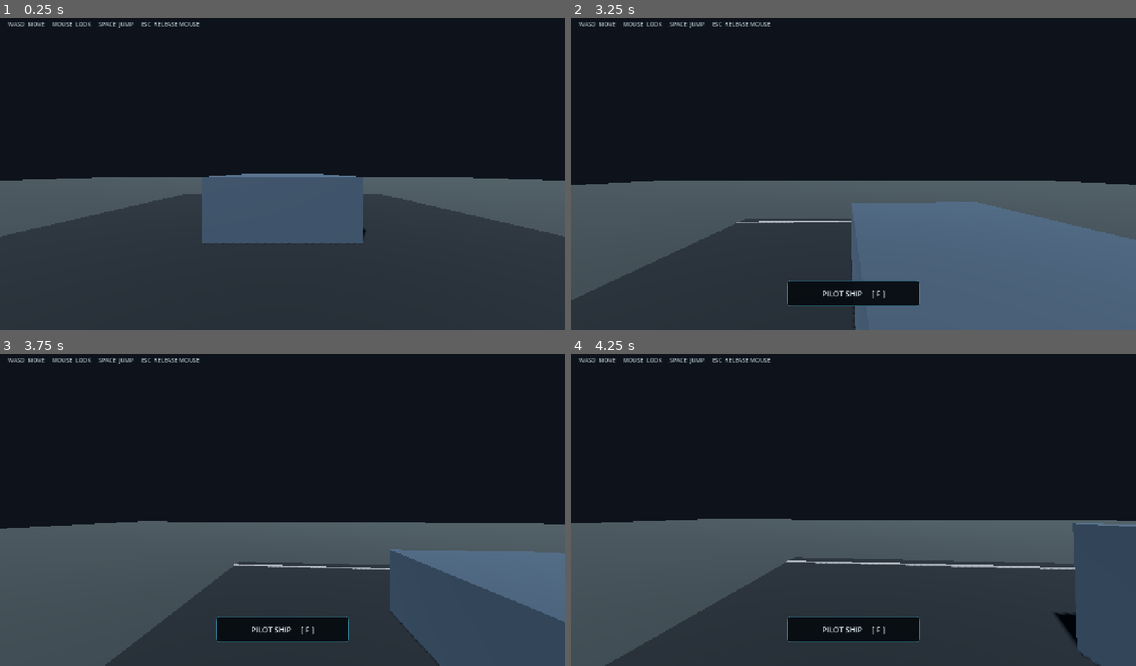
Above: before the commit, frames 1-4 (two rows, left to right).
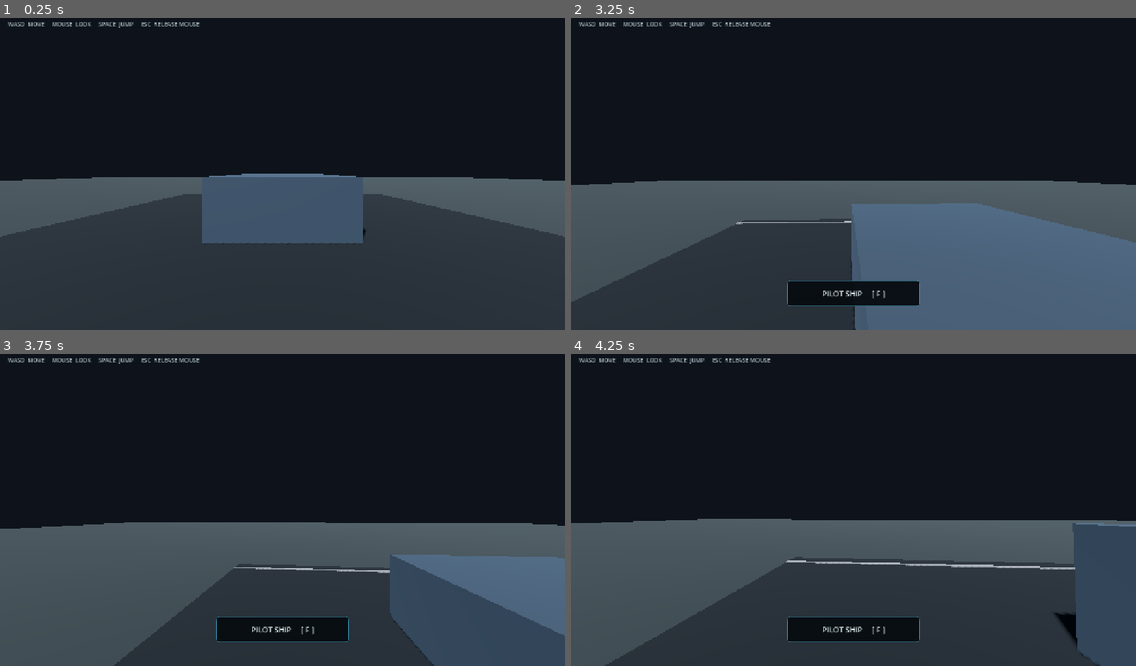
Above: after the commit, the same moments.

Repository: OvalDreamX/Gd-Proyect
Game: Godot game, scene res://scenes/test_range.tscn
Same seed, same stepped clock (60 frames per second), same inputs: the game is played once before the commit and once after it.
Inputs (mouse positions are in pixels of both pictures, inside the frame that each line leads up to):
- Up to frame 1 (0.25 s): no input
- Up to frame 2 (3.25 s): tap Enter at 0.5 s; move the mouse to (847, 177) at 0.52 s; hold F (interact) 0.53-1.28 s; hold W (move_forward) 0.53-2.78 s; tap Space (jump) at 0.77, 1.52, 3.02 s; move the mouse to (893, 174) at 1.27 s; tap V (ship_assist_toggle) at 1.35 s; move the mouse to (808, 167) at 2.02 s; hold C (ship_camera_toggle) 2.03-2.78 s; move the mouse to (859, 170) at 2.77 s; hold A (move_left) from 2.78 s (still down); tap Q (ship_vector_decrease) at 2.85 s
- Up to frame 3 (3.75 s): move the mouse to (259, 500) at 3.52 s; release A (move_left) at 3.53 s; hold W (move_forward) from 3.53 s (still down); tap E (ship_vector_increase) at 3.6 s
- Up to frame 4 (4.25 s): keep holding W (move_forward); tap Space (jump) at 3.77 s

Frame 1 is identical in both runs. In frame 2, 0.5% of the frame differs, in the area x 0-100%, y 52-100%; in frame 3, 2.5%, in the area x 1-100%, y 53-100%; in frame 4, less than 0.1%.

Commit message:
2L Lift

Diff:
--- a/scripts/atmospheric_flight_model.gd
+++ b/scripts/atmospheric_flight_model.gd
@@ -1,9 +1,9 @@
 extends Node
 class_name AtmosphericFlightModel
 
-## Applies atmospheric drag as an independent environmental force. A mild
-## test-range wind is included so the player can verify that the ship responds
-## to air-relative velocity even while the repulsorlift field is OFF.
+## Applies atmospheric drag and shield-generated lifting-body force as
+## independent environmental effects. Both use the same air-density and
+## air-relative-velocity sample, so wind cannot diverge between subsystems.
 ## Wind is fixed in world space (the test ship initially faces -Z).
 
 @export_category("Atmosphere")
@@ -29,6 +29,20 @@
 ## Local X/Y/Z hull dimensions. Defaults match the current prototype collider.
 @export var hull_dimensions_local_m: Vector3 = Vector3(3.6, 1.5, 5.2)
 @export_range(0.0, 0.001, 0.00001) var minimum_density_kg_m3: float = 0.00001
+
+@export_category("Shield-generated glide lift")
+@export var shield_glide_lift_enabled: bool = true
+## This is an effective field area, not a literal wing area. Tune after flight
+## tests and after the final hull proportions are known.
+@export_range(0.0, 200.0, 0.5) var shield_effective_lift_area_m2: float = 36.0
+## Fraction of available shield lift; later this will be driven by shield condition.
+@export_range(0.0, 1.0, 0.01) var shield_lift_effectiveness: float = 1.0
+@export_range(0.1, 5.0, 0.05) var shield_max_lift_coefficient: float = 1.1
+## Lift rises approximately linearly to this angle, then gradually fades.
+@export_range(5.0, 45.0, 0.5) var shield_stall_angle_degrees: float = 20.0
+## Smoothly suppresses lift around zero/very low airspeed without a hard force step.
+@export_range(0.0, 30.0, 0.5) var lift_minimum_airspeed_mps: float = 5.0
+@export_range(1.0, 60.0, 0.5) var lift_full_effective_airspeed_mps: float = 18.0
 
 const MINIMUM_MASS_KG: float = 0.0001
 const MINIMUM_SPEED_SQUARED: float = 0.000001
@@ -48,6 +62,12 @@
 var _last_airspeed_mps: float = 0.0
 var _last_projected_area_m2: float = 0.0
 var _last_drag_force_world: Vector3 = Vector3.ZERO
+var _last_angle_of_attack_degrees: float = 0.0
+var _last_lift_coefficient: float = 0.0
+var _last_lift_speed_gate: float = 0.0
+var _last_forward_flow_fraction: float = 0.0
+var _last_lift_direction_world: Vector3 = Vector3.ZERO
+var _last_lift_force_world: Vector3 = Vector3.ZERO
 
 
 func _ready() -> void:
@@ -96,8 +116,7 @@
 	)
 
 	if (
-		_ship.freeze
-		or _ship.mass <= MINIMUM_MASS_KG
+		_ship.mass <= MINIMUM_MASS_KG
 		or _last_density_kg_m3 <= minimum_density_kg_m3
 		or _last_relative_air_velocity_world.length_squared() <= MINIMUM_SPEED_SQUARED
 	):
@@ -116,11 +135,33 @@
 		_last_projected_area_m2
 	)
 
+	var lift_result: Dictionary = calculate_shield_lift(
+		_last_relative_air_velocity_world,
+		body_basis,
+		_last_density_kg_m3,
+		shield_effective_lift_area_m2,
+		shield_max_lift_coefficient,
+		shield_stall_angle_degrees,
+		shield_lift_effectiveness,
+		lift_minimum_airspeed_mps,
+		lift_full_effective_airspeed_mps
+	) if shield_glide_lift_enabled else {}
+	_last_angle_of_attack_degrees = float(lift_result.get("angle_of_attack_degrees", 0.0))
+	_last_lift_coefficient = float(lift_result.get("lift_coefficient", 0.0))
+	_last_lift_speed_gate = float(lift_result.get("speed_gate", 0.0))
+	_last_forward_flow_fraction = float(lift_result.get("forward_flow_fraction", 0.0))
+	_last_lift_direction_world = lift_result.get("lift_direction_world", Vector3.ZERO)
+	_last_lift_force_world = lift_result.get("lift_force_world", Vector3.ZERO)
+
+	if _ship.freeze:
+		return
+
+	# Environmental forces are continuous and central in this first model.
+	# This keeps them independent of the vane/repulsorlift torque allocator.
 	if _last_drag_force_world.length_squared() > MINIMUM_FORCE_SQUARED:
-		# Continuous force, once per physics tick. Never multiply by delta and
-		# never use impulses for this continuously acting environmental effect.
-		# Applying it centrally prevents artificial aerodynamic torque.
 		_ship.apply_central_force(_last_drag_force_world)
+	if _last_lift_force_world.length_squared() > MINIMUM_FORCE_SQUARED:
+		_ship.apply_central_force(_last_lift_force_world)
 
 
 func _update_wind_sample() -> void:
@@ -151,6 +192,12 @@
 	_last_airspeed_mps = 0.0
 	_last_projected_area_m2 = 0.0
 	_last_drag_force_world = Vector3.ZERO
+	_last_angle_of_attack_degrees = 0.0
+	_last_lift_coefficient = 0.0
+	_last_lift_speed_gate = 0.0
+	_last_forward_flow_fraction = 0.0
+	_last_lift_direction_world = Vector3.ZERO
+	_last_lift_force_world = Vector3.ZERO
 
 
 ## Exponential atmosphere approximation. Altitude is above the local reference
@@ -205,6 +252,117 @@
 	return -relative_air_velocity_world * force_scale
 
 
+## Angle between the ship's forward axis and air-relative flight path.
+## Positive values mean the nose is above the flight path (positive AoA).
+static func calculate_angle_of_attack_degrees(
+		relative_air_velocity_world: Vector3,
+		ship_basis: Basis
+) -> float:
+	if relative_air_velocity_world.length_squared() <= MINIMUM_SPEED_SQUARED:
+		return 0.0
+	var local_velocity: Vector3 = ship_basis.orthonormalized().inverse() * relative_air_velocity_world
+	if local_velocity.z >= -0.001:
+		return 0.0 # No meaningful forward airflow; don't invent a lift angle.
+	return rad_to_deg(atan2(-local_velocity.y, -local_velocity.z))
+
+
+## Bounded lift curve. It rises linearly to the configured stall angle, then
+## smoothly fades toward zero by twice that angle rather than growing forever.
+static func calculate_shield_lift_coefficient(
+		angle_of_attack_degrees: float,
+		maximum_lift_coefficient: float,
+		stall_angle_degrees: float
+) -> float:
+	if maximum_lift_coefficient <= 0.0 or stall_angle_degrees <= 0.0:
+		return 0.0
+	var normalized_angle: float = absf(angle_of_attack_degrees) / stall_angle_degrees
+	var magnitude: float = minf(normalized_angle, 1.0) * maximum_lift_coefficient
+	if normalized_angle > 1.0:
+		var post_stall_fraction: float = clampf(normalized_angle - 1.0, 0.0, 1.0)
+		var smooth_fade: float = post_stall_fraction * post_stall_fraction * (3.0 - 2.0 * post_stall_fraction)
+		magnitude *= 1.0 - smooth_fade
+	return signf(angle_of_attack_degrees) * magnitude
+
+
+## Calculates a shield-generated lifting-body force from airspeed, density,
+## angle of attack and ship attitude. Returns a telemetry dictionary so the
+## HUD and tests can inspect each stage without reading mutable physics state.
+static func calculate_shield_lift(
+		relative_air_velocity_world: Vector3,
+		ship_basis: Basis,
+		air_density_kg_m3: float,
+		effective_area_m2: float,
+		maximum_lift_coefficient: float,
+		stall_angle_degrees: float,
+		effectiveness: float,
+		minimum_airspeed_mps: float,
+		full_effective_airspeed_mps: float
+) -> Dictionary:
+	var result: Dictionary = {
+		"angle_of_attack_degrees": 0.0,
+		"lift_coefficient": 0.0,
+		"speed_gate": 0.0,
+		"forward_flow_fraction": 0.0,
+		"lift_direction_world": Vector3.ZERO,
+		"lift_force_world": Vector3.ZERO,
+	}
+	var speed_squared: float = relative_air_velocity_world.length_squared()
+	if (
+		air_density_kg_m3 <= 0.0
+		or effective_area_m2 <= 0.0
+		or speed_squared <= MINIMUM_SPEED_SQUARED
+		or effectiveness <= 0.0
+	):
+		return result
+
+	var safe_basis: Basis = ship_basis.orthonormalized()
+	var local_velocity: Vector3 = safe_basis.inverse() * relative_air_velocity_world
+	if local_velocity.z >= -0.001:
+		return result # Lift is not generated from rearward airflow.
+
+	var airspeed: float = sqrt(speed_squared)
+	var angle_of_attack: float = calculate_angle_of_attack_degrees(relative_air_velocity_world, safe_basis)
+	var lift_coefficient: float = calculate_shield_lift_coefficient(
+		angle_of_attack,
+		maximum_lift_coefficient,
+		stall_angle_degrees
+	)
+	var forward_flow_fraction: float = clampf(-local_velocity.normalized().z, 0.0, 1.0)
+	var speed_gate: float = _smoothstep_range(minimum_airspeed_mps, full_effective_airspeed_mps, airspeed)
+	var local_up_world: Vector3 = safe_basis * Vector3.UP
+	var air_direction_world: Vector3 = relative_air_velocity_world / airspeed
+	var lift_direction_world: Vector3 = local_up_world - air_direction_world * local_up_world.dot(air_direction_world)
+	if lift_direction_world.length_squared() <= MINIMUM_SPEED_SQUARED:
+		return result
+	lift_direction_world = lift_direction_world.normalized()
+
+	var dynamic_pressure: float = 0.5 * air_density_kg_m3 * speed_squared
+	var force_magnitude: float = (
+		dynamic_pressure
+		* effective_area_m2
+		* lift_coefficient
+		* clampf(effectiveness, 0.0, 1.0)
+		* speed_gate
+		* forward_flow_fraction
+	)
+	var lift_force_world: Vector3 = lift_direction_world * force_magnitude
+
+	result["angle_of_attack_degrees"] = angle_of_attack
+	result["lift_coefficient"] = lift_coefficient
+	result["speed_gate"] = speed_gate
+	result["forward_flow_fraction"] = forward_flow_fraction
+	result["lift_direction_world"] = lift_direction_world
+	result["lift_force_world"] = lift_force_world
+	return result
+
+
+static func _smoothstep_range(edge_low: float, edge_high: float, value: float) -> float:
+	if edge_high <= edge_low:
+		return 1.0 if value >= edge_high else 0.0
+	var t: float = clampf((value - edge_low) / (edge_high - edge_low), 0.0, 1.0)
+	return t * t * (3.0 - 2.0 * t)
+
+
 ## Read-only snapshot for the 30 Hz diagnostic HUD. No physics state is changed.
 func get_telemetry() -> Dictionary:
 	return {
@@ -220,6 +378,18 @@
 		"atmosphere_drag_coefficient": drag_coefficient,
 		"atmosphere_drag_force_world": _last_drag_force_world,
 		"atmosphere_drag_force_n": _last_drag_force_world.length(),
+		"shield_glide_lift_enabled": shield_glide_lift_enabled,
+		"shield_lift_effectiveness": shield_lift_effectiveness,
+		"shield_effective_lift_area_m2": shield_effective_lift_area_m2,
+		"shield_max_lift_coefficient": shield_max_lift_coefficient,
+		"shield_lift_angle_of_attack_degrees": _last_angle_of_attack_degrees,
+		"shield_lift_coefficient": _last_lift_coefficient,
+		"shield_lift_speed_gate": _last_lift_speed_gate,
+		"shield_lift_forward_flow_fraction": _last_forward_flow_fraction,
+		"shield_lift_direction_world": _last_lift_direction_world,
+		"shield_lift_force_world": _last_lift_force_world,
+		"shield_lift_force_n": _last_lift_force_world.length(),
+		"shield_stall_angle_degrees": shield_stall_angle_degrees,
 		"atmosphere_wind_turbulence_enabled": wind_turbulence_enabled,
 		"atmosphere_wind_turbulence_amplitude_mps": wind_turbulence_amplitude_mps,
 	}
--- a/scripts/flight_hud.gd
+++ b/scripts/flight_hud.gd
@@ -169,6 +169,14 @@
 	var atmosphere_drag_magnitude: float = float(telemetry.get("atmosphere_drag_force_n", 0.0))
 	var atmosphere_turbulence_enabled: bool = bool(telemetry.get("atmosphere_wind_turbulence_enabled", false))
 	var atmosphere_turbulence_amplitude: float = float(telemetry.get("atmosphere_wind_turbulence_amplitude_mps", 0.0))
+	var shield_lift_enabled: bool = bool(telemetry.get("shield_glide_lift_enabled", false))
+	var shield_lift_force: Vector3 = telemetry.get("shield_lift_force_world", Vector3.ZERO)
+	var shield_lift_magnitude: float = float(telemetry.get("shield_lift_force_n", 0.0))
+	var shield_lift_aoa: float = float(telemetry.get("shield_lift_angle_of_attack_degrees", 0.0))
+	var shield_lift_coefficient: float = float(telemetry.get("shield_lift_coefficient", 0.0))
+	var shield_lift_speed_gate: float = float(telemetry.get("shield_lift_speed_gate", 0.0))
+	var shield_lift_forward_flow: float = float(telemetry.get("shield_lift_forward_flow_fraction", 0.0))
+	var shield_lift_effectiveness: float = float(telemetry.get("shield_lift_effectiveness", 0.0))
 	var fcc_input_deadzone: float = float(telemetry.get("fcc_input_deadzone", 0.01))
 	var fcc_input_curvature: float = float(telemetry.get("fcc_input_curvature", 0.18))
 	var fcc_pitch_conditioned: float = float(telemetry.get("fcc_pitch_input_conditioned", pitch_command))
@@ -213,6 +221,13 @@
 	lines.append("Mean wind: %s m/s | Turbulence: %s m/s | Current wind: %s m/s" % [str(atmosphere_mean_wind), str(atmosphere_turbulence), str(atmosphere_wind)])
 	lines.append("Turbulence: %s | Configured amplitude: %.2f m/s" % [str(atmosphere_turbulence_enabled), atmosphere_turbulence_amplitude])
 	lines.append("Projected hull area: %.3f m² | Cd: %.3f | Drag force: %s N | Magnitude: %.2f N" % [atmosphere_projected_area, atmosphere_drag_coefficient, str(atmosphere_drag_force), atmosphere_drag_magnitude])
+	lines.append("")
+	lines.append("[ SHIELD / GLIDE LIFT ]")
+	lines.append("Glide lift enabled: %s | Effectiveness: %.1f%% | Effective field area: %.2f m²" % [str(shield_lift_enabled), shield_lift_effectiveness * 100.0, float(telemetry.get("shield_effective_lift_area_m2", 0.0))])
+	lines.append("Angle of attack: %+.2f° | CL: %+.3f | Speed gate: %.3f | Forward-flow factor: %.3f" % [shield_lift_aoa, shield_lift_coefficient, shield_lift_speed_gate, shield_lift_forward_flow])
+	lines.append("Stall angle: %.1f° | Configured max CL: %.3f" % [float(telemetry.get("shield_stall_angle_degrees", 0.0)), float(telemetry.get("shield_max_lift_coefficient", 0.0))])
+	lines.append("Lift force: %s N | Magnitude: %.2f N | Direction: %s" % [str(shield_lift_force), shield_lift_magnitude, str(telemetry.get("shield_lift_direction_world", Vector3.ZERO))])
+	lines.append("Note: shield lift is an effective field model, not physical wing aerodynamics.")
 	lines.append("")
 	lines.append("[ VANE CONFIGURATION / CONDITION ]")
 	lines.append("Configuration valid: %s | Vane count: %d | Healthy count: %d" % [str(bool(telemetry.get("vane_configuration_valid", false))), int(telemetry.get("vane_count", 0)), int(telemetry.get("vane_healthy_count", 0))])
--- a/tests/phase_2j_flight_model_test.gd
+++ b/tests/phase_2j_flight_model_test.gd
@@ -1,6 +1,6 @@
 extends SceneTree
 
-## Deterministic atmosphere checks, wind/turbulence checks and a RigidBody3D drag smoke test.
+## Deterministic atmosphere, drag, wind and shield-glide lift checks.
 ## Run from the project root with Godot 4.7.2:
 ## godot --headless --path . --script res://tests/phase_2j_flight_model_test.gd
 
@@ -79,9 +79,64 @@
 		"Zero atmospheric density produces no drag"
 	)
 
+	# Shield-generated glide lift: positive AoA means nose above flight path.
+	var nose_up_basis := Basis(Vector3.RIGHT, deg_to_rad(10.0))
+	var positive_aoa: float = ATMOSPHERIC_MODEL_SCRIPT.calculate_angle_of_attack_degrees(velocity, nose_up_basis)
+	var negative_aoa: float = ATMOSPHERIC_MODEL_SCRIPT.calculate_angle_of_attack_degrees(velocity, Basis(Vector3.RIGHT, deg_to_rad(-10.0)))
+	_expect_near(positive_aoa, 10.0, 0.05, "Nose-up attitude produces positive angle of attack")
+	_expect_near(negative_aoa, -10.0, 0.05, "Nose-down attitude produces negative angle of attack")
+	_expect_near(ATMOSPHERIC_MODEL_SCRIPT.calculate_angle_of_attack_degrees(Vector3.ZERO, Basis.IDENTITY), 0.0, EPSILON, "Zero airspeed produces zero angle of attack")
+
+	var lift_at_10: Dictionary = ATMOSPHERIC_MODEL_SCRIPT.calculate_shield_lift(
+		velocity, nose_up_basis, 1.225, 36.0, 1.1, 20.0, 1.0, 5.0, 18.0
+	)
+	var lift_force_at_10: Vector3 = lift_at_10.get("lift_force_world", Vector3.ZERO)
+	_expect(float(lift_at_10.get("lift_coefficient", 0.0)) > 0.0, "Positive angle of attack produces positive lift coefficient")
+	_expect(lift_force_at_10.y > 0.0, "Nose-up forward flight produces upward lift")
+	_expect_near(lift_force_at_10.dot(velocity.normalized()), 0.0, 0.01, "Lift acts perpendicular to air-relative velocity")
+
+	var lift_at_20: Dictionary = ATMOSPHERIC_MODEL_SCRIPT.calculate_shield_lift(
+		velocity, nose_up_basis, 1.225, 36.0, 1.1, 20.0, 1.0, 5.0, 18.0
+	)
+	var lift_at_40: Dictionary = ATMOSPHERIC_MODEL_SCRIPT.calculate_shield_lift(
+		velocity * 2.0, nose_up_basis, 1.225, 36.0, 1.1, 20.0, 1.0, 5.0, 18.0
+	)
+	var lift_force_20: Vector3 = lift_at_20.get("lift_force_world", Vector3.ZERO)
+	var lift_force_40: Vector3 = lift_at_40.get("lift_force_world", Vector3.ZERO)
+	_expect_near(
+		lift_force_40.length() / maxf(lift_force_20.length(), 0.001),
+		4.0,
+		0.02,
+		"Doubling airspeed quadruples shield lift before saturation"
+	)
+	var nose_down_lift: Dictionary = ATMOSPHERIC_MODEL_SCRIPT.calculate_shield_lift(
+		velocity, Basis(Vector3.RIGHT, deg_to_rad(-10.0)), 1.225, 36.0, 1.1, 20.0, 1.0, 5.0, 18.0
+	)
+	_expect(Vector3(nose_down_lift.get("lift_force_world", Vector3.ZERO)).y < 0.0, "Negative angle of attack produces downward lift")
+	var post_stall_cl: float = ATMOSPHERIC_MODEL_SCRIPT.calculate_shield_lift_coefficient(30.0, 1.1, 20.0)
+	_expect(post_stall_cl < 1.1 and post_stall_cl > 0.0, "Lift coefficient fades after the configured stall angle")
+	_expect_near(ATMOSPHERIC_MODEL_SCRIPT.calculate_shield_lift_coefficient(40.0, 1.1, 20.0), 0.0, EPSILON, "Lift coefficient reaches zero at twice the configured stall angle")
+	var rearward_flow_lift: Dictionary = ATMOSPHERIC_MODEL_SCRIPT.calculate_shield_lift(
+		Vector3(0.0, 0.0, 20.0), Basis.IDENTITY, 1.225, 36.0, 1.1, 20.0, 1.0, 5.0, 18.0
+	)
+	_expect_near(Vector3(rearward_flow_lift.get("lift_force_world", Vector3.ZERO)).length(), 0.0, EPSILON, "Rearward airflow does not generate forward-flight lift")
+	var zero_effectiveness: Dictionary = ATMOSPHERIC_MODEL_SCRIPT.calculate_shield_lift(
+		velocity, nose_up_basis, 1.225, 36.0, 1.1, 20.0, 0.0, 5.0, 18.0
+	)
+	_expect_near(Vector3(zero_effectiveness.get("lift_force_world", Vector3.ZERO)).length(), 0.0, EPSILON, "Zero shield effectiveness removes glide lift")
+	var vacuum_lift: Dictionary = ATMOSPHERIC_MODEL_SCRIPT.calculate_shield_lift(
+		velocity, nose_up_basis, 0.0, 36.0, 1.1, 20.0, 1.0, 5.0, 18.0
+	)
+	_expect_near(Vector3(vacuum_lift.get("lift_force_world", Vector3.ZERO)).length(), 0.0, EPSILON, "Vacuum produces no shield glide lift")
+	var low_speed_lift: Dictionary = ATMOSPHERIC_MODEL_SCRIPT.calculate_shield_lift(
+		velocity.normalized() * 2.0, nose_up_basis, 1.225, 36.0, 1.1, 20.0, 1.0, 5.0, 18.0
+	)
+	_expect_near(Vector3(low_speed_lift.get("lift_force_world", Vector3.ZERO)).length(), 0.0, EPSILON, "Very low airspeed produces no shield glide lift")
+
 	await _test_live_rigid_body_drag()
-
-	print("Phase 2J/2K flight-model tests: %d checks, %d failures." % [_checks, _failures])
+	await _test_live_rigid_body_glide_lift()
+
+	print("Phase 2L flight-model tests: %d checks, %d failures." % [_checks, _failures])
 	quit(1 if _failures > 0 else 0)
 
 
@@ -134,6 +189,46 @@
 	await process_frame
 
 
+func _test_live_rigid_body_glide_lift() -> void:
+	var body := RigidBody3D.new()
+	body.name = "ShieldGlideLiftTestBody"
+	body.mass = 12000.0
+	body.gravity_scale = 0.0
+	body.can_sleep = false
+	body.linear_velocity = Vector3(0.0, 0.0, -50.0)
+	body.global_basis = Basis(Vector3.RIGHT, deg_to_rad(10.0))
+	var collision := CollisionShape3D.new()
+	var collision_sphere := SphereShape3D.new()
+	collision_sphere.radius = 1.0
+	collision.shape = collision_sphere
+	body.add_child(collision)
+
+	var model := Node.new()
+	model.name = "AtmosphericFlightModel"
+	model.set_script(ATMOSPHERIC_MODEL_SCRIPT)
+	model.set("atmosphere_velocity_world", Vector3.ZERO)
+	model.set("wind_turbulence_enabled", false)
+	model.set("shield_glide_lift_enabled", true)
+	body.add_child(model)
+	root.add_child(body)
+
+	await physics_frame
+	await physics_frame
+	var telemetry: Dictionary = model.call("get_telemetry")
+	var lift_force: Vector3 = telemetry.get("shield_lift_force_world", Vector3.ZERO)
+	_expect(lift_force.y > 0.0, "Live atmospheric model calculates upward glide lift")
+	_expect(float(telemetry.get("shield_lift_force_n", 0.0)) > 1000.0, "Live glide lift reaches a measurable magnitude at cruise speed")
+	_expect(float(telemetry.get("shield_lift_angle_of_attack_degrees", 0.0)) > 9.0, "Live model reads ship attitude relative to the flight path")
+	_expect(body.linear_velocity.y > 0.0, "Atmospheric subsystem applies lift to the rigid body without repulsorlift input")
+
+	model.set("shield_glide_lift_enabled", false)
+	model.call("_physics_process", 1.0 / 60.0)
+	telemetry = model.call("get_telemetry")
+	_expect_near(float(telemetry.get("shield_lift_force_n", -1.0)), 0.0, EPSILON, "Disabling shield glide lift removes its force")
+	body.queue_free()
+	await process_frame
+
+
 func _expect(condition: bool, description: String) -> void:
 	_checks += 1
 	if condition:
Not shown, added: INSTALL_PHASE_2L_SHIELD_GLIDE_LIFT.md
